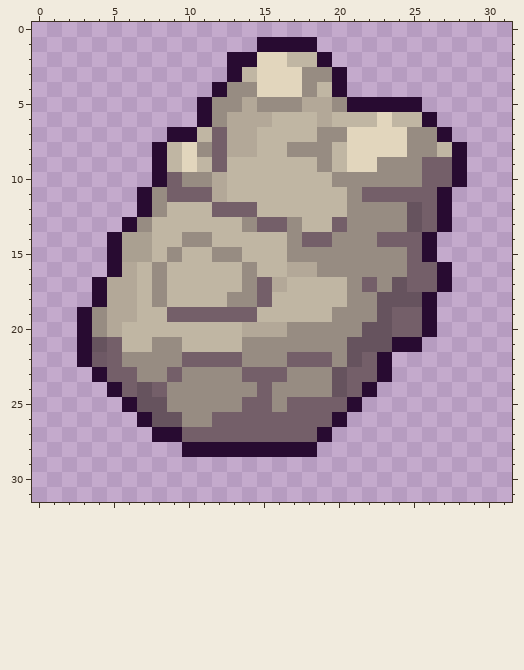
A pixel-art sprite gets an edit: assets/images/asteroids/asteroid5.png. This is how it looked before the edit.
The file is 32x32 pixels.
Once edited:
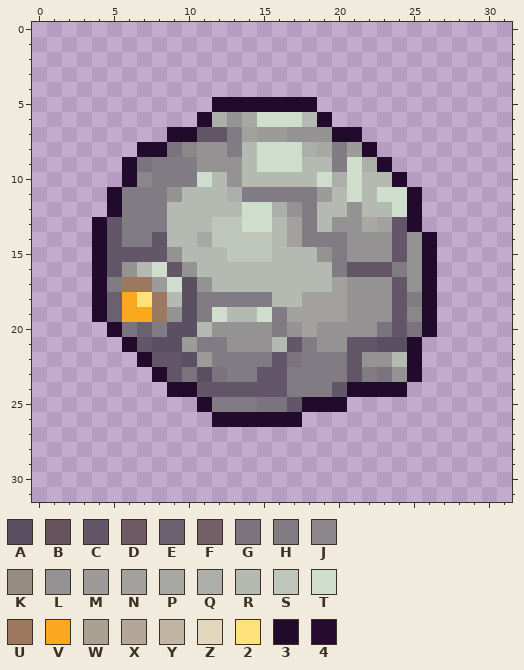
Palette (. is transparent): A #5b5061  B #66535e  C #625668  D #6e5965  E #6a6070  F #745f69  G #7b747e  H #817b83  J #8a868a  K #978c82  L #949293  M #9c9b9a  N #a2a19e  P #a7a8a4  Q #abaea9  R #b4b9b1  S #bec6bc  T #cfddcc  U #9c7861  V #faa91e  W #aaa091  X #b3a898  Y #c0b6a3  Z #e2d6bd  2 #fde279  3 #210a2b  4 #280b31
Changes in this commit:
Changed rows in their new state; - is an unchanged pixel.
first column x 3:
 1 ------------....----------
 2 ----------.......---------
 3 ----------........--------
 4 ---------.........--------
 5 --------.3333333.......---
 6 --------3QLPTTTR3.......--
 7 ------33CCHNMMLLL33......-
 8 ----33GJLLHRTTTQPHM3......
 9 ---3GHHHLLLRTTTRRHTQ3.....
10 ---3JHHHTRLRRRRRTQTRR3....
11 --3HHHLRRRQHHHHHMRTRTT3..-
12 --3HHHRRRRRTTQLHRRLRRT3..-
13 -3CHHHRRRSSTTRNHRLLPNC3..-
14 -3CHHCRRPSSSSRNHHHLLLCL3--
15 -3CCCCLRRRSSSRRRLHLLLCL3--
16 -3CLRTCLRRRRRRRRRHCCCHL3.-
17 -3HUUMTALRRRRRRRRNLLLCL3.-
18 -3EV2URAHHHHHRRNNNLLLCH3--
19 .3EVVULAHTRRTHNNNNLLLCJ3--
20 ..3GEHAARLLLLHLNLLLLGCG3--
21 ...3CAAMHHLLLRCHLLCCAA3---
22 ....3CCAMHHHHCGHHHCLLR3---
23 -....3CGAGHHCCHHHHCHGL3---
24 --....33CCCCCCHHHC3333----
25 ---.....3HHHGGC333.-------
26 ----.....333333...--------
27 -----............---------
28 -------.........----------
Pixel boxes of the changes (left, top, right, bottom) in both pictures:
changed: (77, 37, 467, 457)
